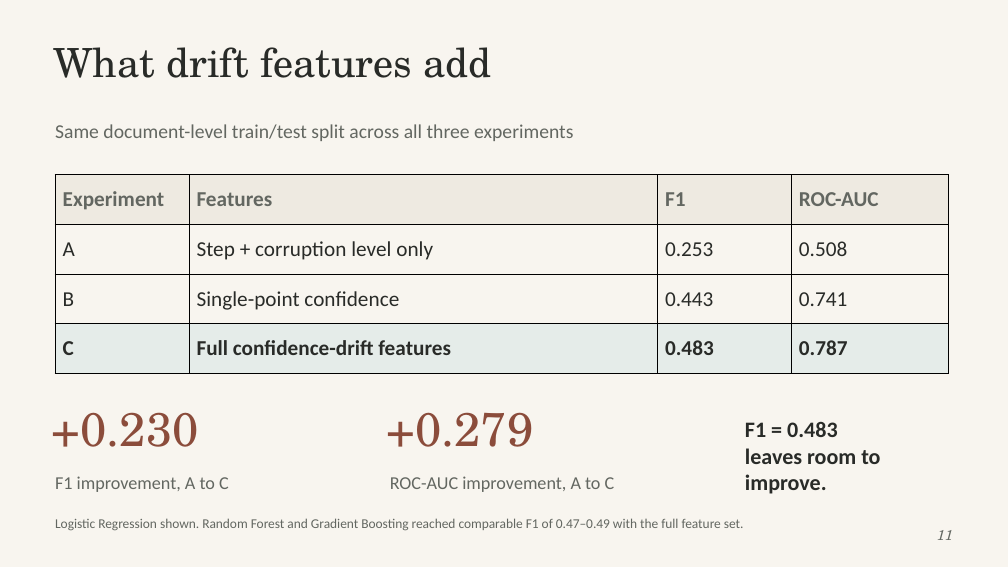
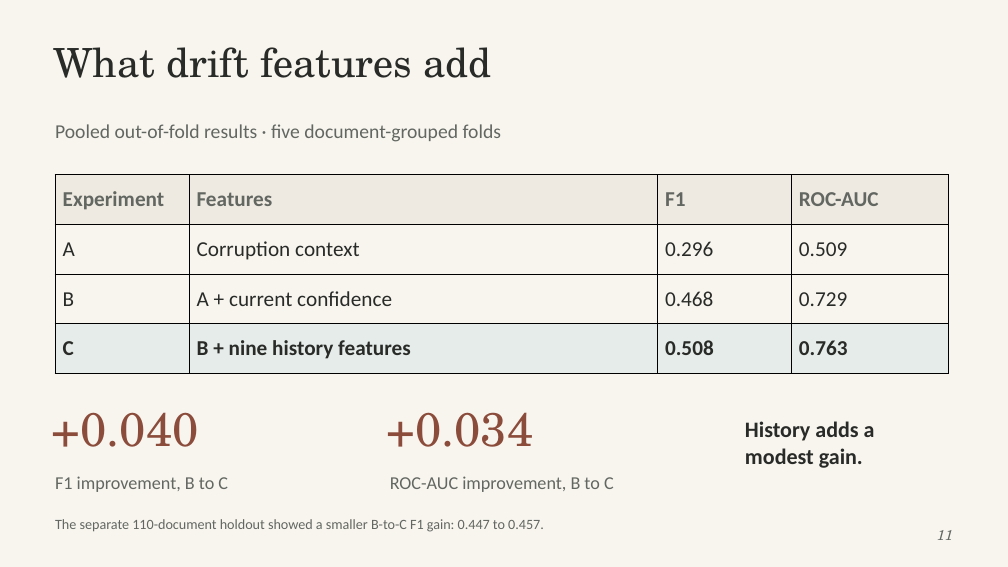
Before and after one commit to ahansardar/ai-confidence-drift, a slide deck: slide 11 of reports/presentation/AI_Confidence_Drift_Presentation.pptx. Drawn at 1008x567 pixels with LibreOffice and Linux fonts; fonts in the diff are those of the drawing. Boxes give left, top, right and bottom in pixels: in the first picture for what was removed or moved away, otherwise in the second. Text is boxed around its words. In the diff, an @@ line names an element or a change of style, - is before the commit and + after.

Commit message:
Correct confidence-drift evaluation and align report and slides

```diff
--- a/reports/presentation/AI_Confidence_Drift_Presentation.pptx
+++ b/reports/presentation/AI_Confidence_Drift_Presentation.pptx
@@ text at (55,124,501,142): text changed @@
-Same document-level train/test split across all three experiments
+Pooled out-of-fold results · five document-grouped folds
@@ table at (55,175,949,373) @@
-row 2: A | Step + corruption level only | 0.253 | 0.508
+row 2: A | Corruption context | 0.296 | 0.509
-row 3: B | Single-point confidence | 0.443 | 0.741
+row 3: B | A + current confidence | 0.468 | 0.729
-row 4: C | Full confidence-drift features | 0.483 | 0.787
+row 4: C | B + nine history features | 0.508 | 0.763
@@ text at (52,412,199,447): text changed @@
-+0.230
++0.040
@@ text at (387,412,534,447): text changed @@
-+0.279
++0.034
@@ text at (745,421,875,468): text changed @@
-F1 = 0.483
-leaves room to improve.
+History adds a
+modest gain.
@@ text at (55,476,228,492): text changed @@
-F1 improvement, A to C
+F1 improvement, B to C
@@ text at (390,476,614,492): text changed @@
-ROC-AUC improvement, A to C
+ROC-AUC improvement, B to C
@@ text at (55,519,544,532): text changed; size 12.8 to 13.5 pt @@
-Logistic Regression shown. Random Forest and Gradient Boosting reached comparable F1 of 0.47–0.49 with the full feature set.
+The separate 110-document holdout showed a smaller B-to-C F1 gain: 0.447 to 0.457.
```
Also in this commit, not shown: 8 other slides changed, 22 other files.
